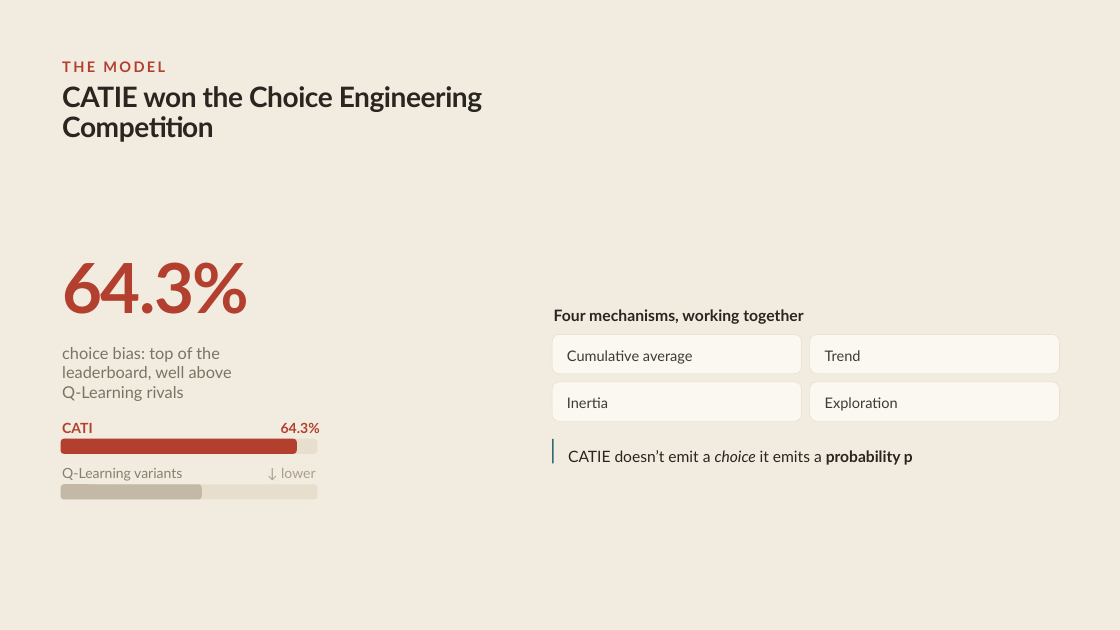
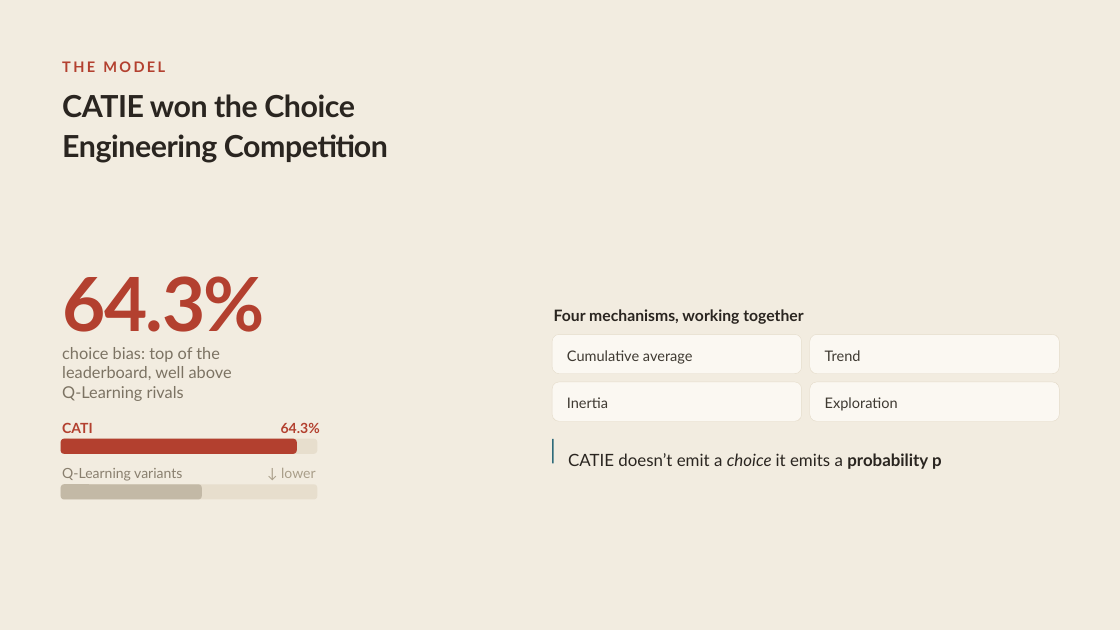
Before and after one commit to ShirHolzman/Amirim-Research, a slide deck: slide 4 of Amirim-Presentation.pptx. Drawn at 1120x630 pixels with LibreOffice and Linux fonts; fonts in the diff are those of the drawing. Boxes give left, top, right and bottom in pixels: in the first picture for what was removed or moved away, otherwise in the second. Text is boxed around its words. In the diff, an @@ line names an element or a change of style, - is before the commit and + after.

```diff
--- a/Amirim-Presentation.pptx
+++ b/Amirim-Presentation.pptx
@@ text "CATIE won the Choice Engineering ..." at (x1=62, y1=94, x2=388, y2=162): size 36.1 to 39 pt; line spacing 0.9 to 1.1 @@
@@ text "64.3%" at (x1=62, y1=276, x2=265, y2=332): size 88.8 to 96 pt; line spacing 0.65 to 0.85 @@
@@ text "CATIE doesn’t emit a choice ..." at (x1=568, y1=453, x2=942, y2=469): size 20.1 to 21.8 pt; line spacing 1.35 to 1.45 @@
```
Also in this commit, not shown: 15 other slides changed, 2 slides added, 2 slides removed, 2 other files.
